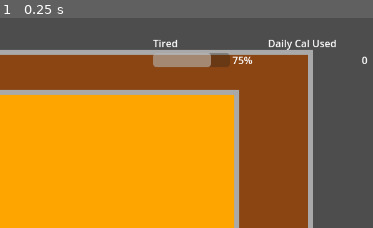
Above: before the commit, frame 1.
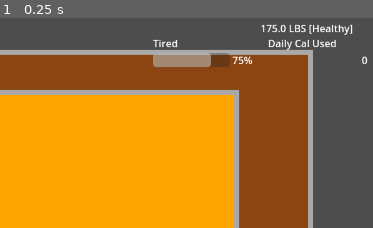
Above: after the commit, the same moment.

Repository: nexus382/firetower-game
Game: Godot game, scene res://scenes/Main.tscn
Same seed, same stepped clock (60 frames per second), same inputs: the game is played once before the commit and once after it.
Inputs:
- Up to frame 1 (0.25 s): no input
The pictures show only the part of the screen within x 50-100%, y 0-50%; the shares and areas given below are measured in that part.

The runs differ from the first frame. In frame 1, 0.4% of the frame differs, in the area x 69-95%, y 3-9%.

Commit message:
Tidy task menu text and surface weight status

Diff:
--- a/scenes/Main.tscn
+++ b/scenes/Main.tscn
@@ -71,6 +71,19 @@
 custom_constants/margin_top = 16
 custom_constants/margin_right = 24
 custom_constants/margin_bottom = 24
+
+[node name="WeightHeader" type="Label" parent="UI/HUD"]
+anchor_left = 1.0
+anchor_top = 0.0
+anchor_right = 1.0
+anchor_bottom = 0.0
+offset_left = -208.0
+offset_top = 0.0
+offset_right = -32.0
+offset_bottom = 40.0
+horizontal_alignment = 2
+vertical_alignment = 1
+text = "175.0 LBS [Healthy]"
 
 [node name="Metrics" type="HBoxContainer" parent="UI/HUD/StatsBar"]
 anchor_right = 1.0
@@ -195,6 +208,9 @@
 [node name="SummaryLabel" type="Label" parent="UI/TaskMenu/Panel/VBox"]
 text = "Each hour: +10% rest / -100 cal"
 horizontal_alignment = 1
+size_flags_horizontal = 3
+size_flags_vertical = 1
+autowrap_mode = 1
 
 [node name="SleepButton" type="Button" parent="UI/TaskMenu/Panel/VBox"]
 text = "Rest"
--- a/scripts/ui/HUD.gd
+++ b/scripts/ui/HUD.gd
@@ -12,12 +12,15 @@
 @onready var weight_value_label: Label = $StatsBar/Metrics/WeightStat/WeightRow/WeightValue
 @onready var weight_unit_button: Button = $StatsBar/Metrics/WeightStat/WeightRow/WeightUnitButton
 @onready var weight_status_label: Label = $StatsBar/Metrics/WeightStat/WeightStatus
+@onready var weight_header_label: Label = $WeightHeader
 @onready var day_label: Label = $DayTimeHeader/DayLabel
 @onready var clock_label: Label = $DayTimeHeader/ClockLabel
 
 var time_system: TimeSystem
 var sleep_system: SleepSystem
 var _weight_unit: String = "lbs"
+var _latest_weight_lbs: float = 0.0
+var _latest_weight_category: String = "average"
 
 func _ready():
     daily_cal_value_label.add_theme_color_override("font_color", Color.WHITE)
@@ -26,6 +29,7 @@
     clock_label.add_theme_color_override("font_color", Color.WHITE)
     weight_value_label.add_theme_color_override("font_color", Color.WHITE)
     weight_status_label.add_theme_color_override("font_color", Color.WHITE)
+    weight_header_label.add_theme_color_override("font_color", Color.WHITE)
 
     if game_manager == null:
         push_warning("GameManager not found for HUD")
@@ -81,21 +85,22 @@
     day_label.text = "Day %d" % day_index
 
 func _on_weight_changed(weight_lbs: float):
-    var display_weight = weight_lbs
-    if _weight_unit == "kg":
-        display_weight = weight_lbs / 2.2
-    weight_value_label.text = "%.1f" % display_weight
+    _latest_weight_lbs = weight_lbs
+    _update_weight_value_label()
+    _update_weight_header_label()
 
 func _on_weight_unit_changed(new_unit: String):
     _weight_unit = new_unit
     weight_unit_button.text = new_unit.to_upper()
-    if sleep_system:
-        _on_weight_changed(sleep_system.get_player_weight_lbs())
+    _update_weight_value_label()
+    _update_weight_header_label()
 
 func _on_weight_category_changed(category: String):
-    var title = category.capitalize()
+    _latest_weight_category = category
+    var title = _format_weight_category_title(category)
     var multiplier = sleep_system.get_time_multiplier() if sleep_system else 1.0
     weight_status_label.text = "%s (x%.1f)" % [title, multiplier]
+    _update_weight_header_label()
 
 func _on_weight_unit_button_pressed():
     if sleep_system:
@@ -152,3 +157,24 @@
 
 func _convert_weight_for_display(value_lbs: float) -> float:
     return value_lbs if _weight_unit == SleepSystem.WEIGHT_UNIT_LBS else value_lbs / LBS_PER_KG
+
+func _update_weight_value_label():
+    var display_weight = _convert_weight_for_display(_latest_weight_lbs)
+    weight_value_label.text = "%.1f" % display_weight
+
+func _update_weight_header_label():
+    if !is_instance_valid(weight_header_label):
+        return
+    var display_weight = _convert_weight_for_display(_latest_weight_lbs)
+    var unit_suffix = _weight_unit.to_upper()
+    var category_text = _format_weight_category_title(_latest_weight_category)
+    weight_header_label.text = "%.1f %s [%s]" % [display_weight, unit_suffix, category_text]
+
+func _format_weight_category_title(category: String) -> String:
+    match category:
+        "malnourished":
+            return "Malnourished"
+        "overweight":
+            return "Overweight"
+        _:
+            return "Healthy"
--- a/scripts/ui/TaskMenu.gd
+++ b/scripts/ui/TaskMenu.gd
@@ -54,18 +54,20 @@
         hours_value_label.text = str(selected_hours)
 
     if selected_hours == 0:
-        var time_hint = " (Time left: %s)" % _format_duration(minutes_remaining)
-        summary_label.text = "Each hour: +10%% rest / -100 cal | Time x%.1f%s" % [multiplier, time_hint]
+        var lines: PackedStringArray = []
+        lines.append("Each hour: +10% rest / -100 cal")
+        lines.append("Time x%.1f | Left %s" % [multiplier, _format_duration(minutes_remaining)])
+        summary_label.text = "\n".join(lines)
         return
 
     var rest_gain = selected_hours * SLEEP_PERCENT_PER_HOUR
     var calories = selected_hours * CALORIES_PER_SLEEP_HOUR
     var preview_minutes = int(ceil(selected_hours * 60.0 * multiplier))
-    var end_text = ""
+    var detail_parts: PackedStringArray = []
+    detail_parts.append("Takes %s" % _format_duration(preview_minutes))
     if time_system and preview_minutes <= minutes_remaining and minutes_remaining > 0:
-        end_text = " (Ends %s)" % time_system.get_formatted_time_after(preview_minutes)
-    var duration_text = "Takes %s" % _format_duration(preview_minutes)
-    summary_label.text = "%d hr -> +%d%% rest / -%d cal | %s%s" % [selected_hours, rest_gain, calories, duration_text, end_text]
+        detail_parts.append("Ends %s" % time_system.get_formatted_time_after(preview_minutes))
+    summary_label.text = "%d hr -> +%d%% rest / -%d cal\n%s" % [selected_hours, rest_gain, calories, " | ".join(detail_parts)]
 
 func _on_decrease_button_pressed():
     selected_hours = max(selected_hours - 1, 0)
